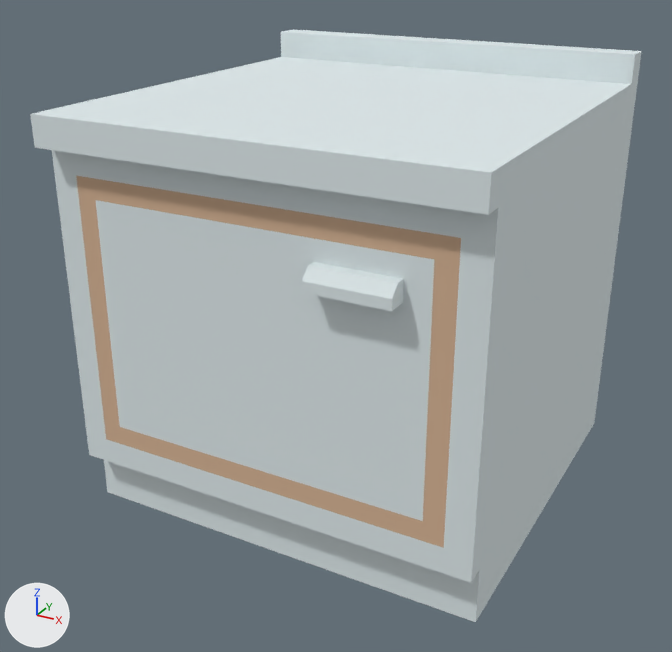
What one commit did to the glTF model godot/art/props/kenney/kitchen_counter.glb.
The view is the same before and after, from a 50 mm lens placed at (112.9, -219.7, 154.6), pointed at (-3.7, -7.7, 48.6). Every picture has the same lights, and +X, +Y and +Z are marked at lower left. The older version comes first. Where no turn or scale is listed for an object, it has been applied to the vertices. Vertices at exactly the same position are counted once.

Script lines for the objects in view, before the commit:
```python
mat_wood = principled_material('wood')
mat_wood.base_color = (0.678, 0.456, 0.299)  # beige #d7b495
mat_wood.roughness = 1.0
me_mesh_0 = bpy.data.meshes.new('Mesh_0')
me_mesh_0.from_pydata(...)  # 66 vertices, 114 faces; spans x -57.3..57.3, y -60.0..60.0, z 0.0..120.0
# faces by material slot: [106, 8]
me_mesh_0.materials.append(mat_painted)  # white #dfeaec
me_mesh_0.materials.append(mat_wood)  # beige #d7b495
ob_kitchen_counter2 = bpy.data.objects.new('kitchen_counter2', me_mesh_0)
ob_kitchen_counter2.location = (0.0, 0.0, 0.0)
```
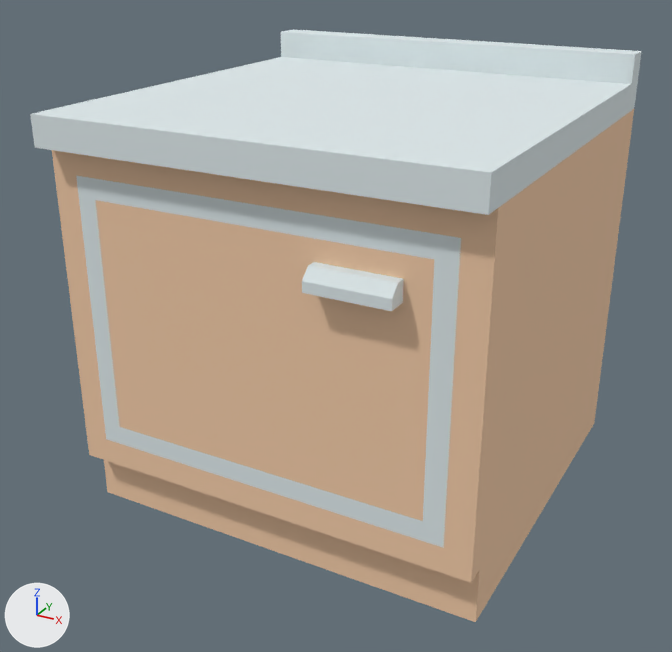
The newer file is also rescaled (x0.975) as a whole; pictures and numbers use the older file's frame.

Patch to the scene script:
```diff
--- a/godot/art/props/kenney/kitchen_counter.glb.py
+++ b/godot/art/props/kenney/kitchen_counter.glb.py
@@ mat_wood @@
 mat_wood = principled_material('wood')
-mat_wood.base_color = (0.678, 0.456, 0.299)  # beige #d7b495
+mat_wood.base_color = (0.896, 0.602, 0.393)  # beige #f3cca8
 mat_wood.roughness = 1.0
@@ me_mesh_0 @@
 me_mesh_0.from_pydata(...)  # 66 vertices, 114 faces; spans x -57.3..57.3, y -60.0..60.0, z 0.0..120.0
 # used by ob_kitchen_counter2; location = (0.0, 0.0, 0.0)
+# me_mesh_0 part 1
+# 18 faces are deleted
+# 11 new faces join them, mat_wood (beige #f3cca8)
+# 7 new faces join them, mat_painted (white #dfeaec)
+# me_mesh_0 part 2: 59 faces spanning x -57.3..57.3, y -54.7..60.0, z 0.0..104.0 switch from mat_painted (white #dfeaec) to mat_wood (beige #f3cca8)
+# me_mesh_0 part 3: 8 faces spanning x -50.2..50.2, y -54.7, z 22.7..96.8 switch from mat_wood (beige #d7b495) to mat_painted (white #dfeaec)
```

Where the change shows, as pixel boxes [x1, y1, x2, y2] in the pictures (672 x 652 px; the box of a moved part takes in the faces that stretch with it):
'kitchen_counter2', recoloured, surface changed (white to beige)
    both: [49, 106, 635, 622]
part 1 of me_mesh_0, moved or reshaped
    both: [52, 84, 634, 583]
part 2 of me_mesh_0, recoloured (white to beige)
    both: [90, 111, 634, 622]
part 3 of me_mesh_0, recoloured (beige to white)
    both: [76, 176, 461, 548]
